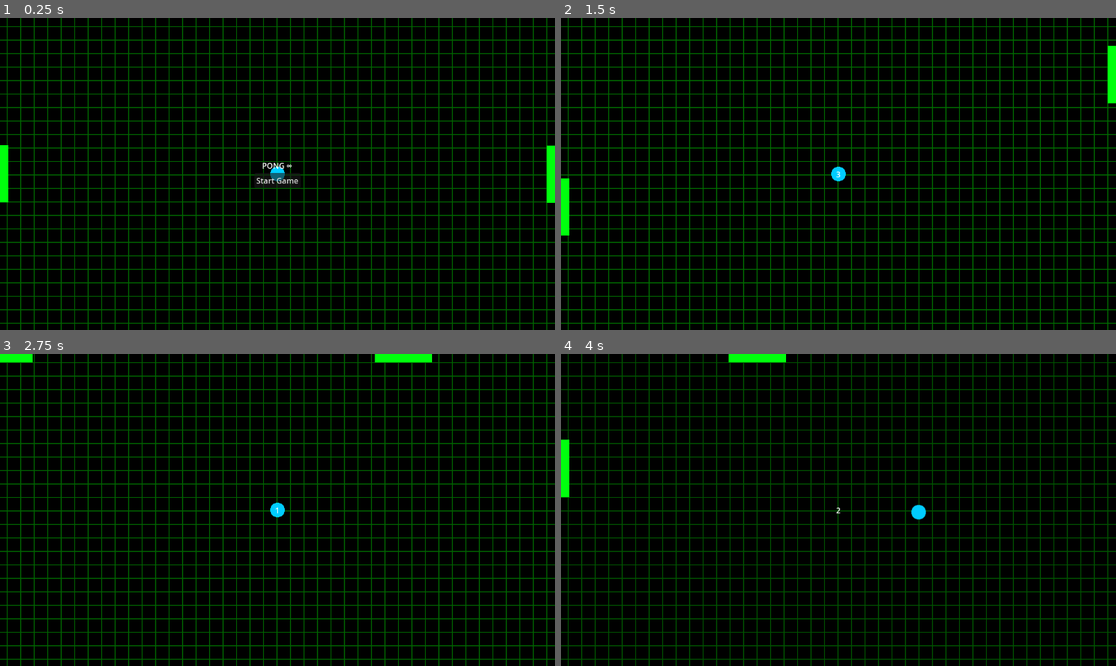
Above: before the commit, frames 1-4 (two rows, left to right).
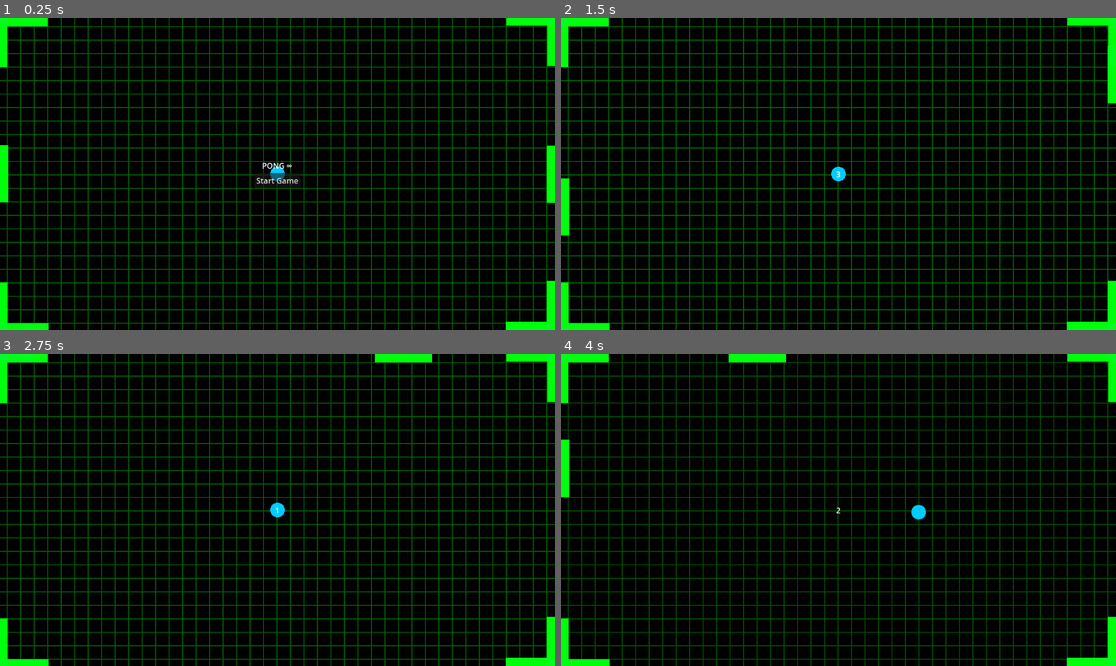
Above: after the commit, the same moments.

Repository: JTheoMitr/pong-infinity
Game: Godot game, scene res://main.tscn
Two runs of this game, one before a commit and one after it. Both use one fixed random seed, a clock stepped at 60 frames per second and the inputs below.
Inputs (mouse positions are in pixels of both pictures, inside the frame that each line leads up to):
- Up to frame 1 (0.25 s): no input
- Up to frame 2 (1.5 s): click "Start Game" at 0.5 s; tap Enter (ui_accept) at 1.25 s; move the mouse to (960, 158) at 1.27 s; hold Up (ui_up) from 1.28 s (still down); tap S (s) at 1.35 s; click (960, 158) at 1.42 s
- Up to frame 3 (2.75 s): tap Enter (ui_accept) at 1.52 s; tap W (w) at 1.55 s; release Up (ui_up) at 2 s; drag from (166, 525) to (416, 354) at 2.02 s
- Up to frame 4 (4 s): tap Enter (ui_accept) at 2.75 s; move the mouse to (894, 441) at 2.77 s; hold Up (ui_up) 2.78-3.5 s; tap S (s) at 2.85 s; tap W (w) at 3.05 s; drag from (810, 572) to (672, 463) at 3.52 s

The runs differ from the first frame. In frame 1, 1.6% of the frame differs, in the area x 0-100%, y 0-100%; in frame 2, 1.5%; in frame 3, 1.5%; in frame 4, 1.6%.

Commit message:
ball base speed resetting properly on game over
also, logging base speed on pause

Diff:
--- /dev/null
+++ b/corner_paddle.gd
@@ -0,0 +1,10 @@
+# res://Scripts/paddle.gd
+extends StaticBody2D
+
+
+signal ball_hit_paddle(paddle: Node)
+
+func _on_area_2d_body_entered(body: Node2D) -> void:
+	if body.is_in_group("ball"):
+		print("Cornerhit")
+		emit_signal("ball_hit_paddle", self)
--- /dev/null
+++ b/corner_paddle.tscn
@@ -0,0 +1,58 @@
+[gd_scene load_steps=7 format=3 uid="uid://beheaght5w878"]
+
+[ext_resource type="Script" uid="uid://ddnixvoqhyqv" path="res://corner_paddle.gd" id="1_1rt8u"]
+[ext_resource type="Material" uid="uid://c6ic038xtix64" path="res://Assets/Shaders/glow_material.tres" id="2_j44rw"]
+[ext_resource type="Texture2D" uid="uid://devvw2y3iu7sp" path="res://Assets/Sprites/paddle_sprite.png" id="3_mia51"]
+
+[sub_resource type="PhysicsMaterial" id="PhysicsMaterial_r112f"]
+friction = 0.0
+bounce = 1.0
+
+[sub_resource type="RectangleShape2D" id="RectangleShape2D_0sbc1"]
+size = Vector2(34.5, 119)
+
+[sub_resource type="RectangleShape2D" id="RectangleShape2D_r112f"]
+size = Vector2(42, 127)
+
+[node name="CornerPaddle" type="StaticBody2D" groups=["paddle"]]
+physics_material_override = SubResource("PhysicsMaterial_r112f")
+script = ExtResource("1_1rt8u")
+
+[node name="Sprite2D" type="Sprite2D" parent="."]
+material = ExtResource("2_j44rw")
+position = Vector2(0, -0.4999981)
+scale = Vector2(2.15625, 3.7187502)
+texture = ExtResource("3_mia51")
+
+[node name="Sprite2D2" type="Sprite2D" parent="."]
+material = ExtResource("2_j44rw")
+position = Vector2(41.999996, -43.000004)
+rotation = 1.5707964
+scale = Vector2(2.15625, 3.7187502)
+texture = ExtResource("3_mia51")
+
+[node name="CollisionShape2D" type="CollisionShape2D" parent="."]
+position = Vector2(0, -0.5)
+shape = SubResource("RectangleShape2D_0sbc1")
+
+[node name="CollisionShape2D2" type="CollisionShape2D" parent="."]
+position = Vector2(42, -43)
+rotation = 1.5707964
+shape = SubResource("RectangleShape2D_0sbc1")
+
+[node name="Area2D" type="Area2D" parent="." groups=["paddle"]]
+
+[node name="CollisionShape2D" type="CollisionShape2D" parent="Area2D"]
+position = Vector2(0, -0.5)
+shape = SubResource("RectangleShape2D_r112f")
+
+[node name="Area2D2" type="Area2D" parent="." groups=["paddle"]]
+
+[node name="CollisionShape2D" type="CollisionShape2D" parent="Area2D2"]
+position = Vector2(63, -43)
+rotation = 1.5707964
+scale = Vector2(1, 0.65)
+shape = SubResource("RectangleShape2D_r112f")
+
+[connection signal="body_entered" from="Area2D" to="." method="_on_area_2d_body_entered"]
+[connection signal="body_entered" from="Area2D2" to="." method="_on_area_2d_body_entered"]
--- a/main.gd
+++ b/main.gd
@@ -76,6 +76,7 @@
 func toggle_pause() -> void:
 	get_tree().paused = !get_tree().paused
 	hud.show_pause_overlay(get_tree().paused)
+	print(ball.base_speed)
 
 
 func _on_start_button_pressed() -> void:
@@ -102,7 +103,7 @@
 	start_game()
 
 func start_game() -> void:
-
+	ball.base_speed = 400.0
 	game_started = true
 	ball.launch()
 
--- a/main.tscn
+++ b/main.tscn
@@ -7,6 +7,7 @@
 [ext_resource type="Texture2D" uid="uid://sf6jsjfxjd1k" path="res://Assets/Bgnd/green_grid_background_glow.png" id="3_272bh"]
 [ext_resource type="PackedScene" uid="uid://bgwonp5ln5nay" path="res://ball.tscn" id="4_272bh"]
 [ext_resource type="PackedScene" uid="uid://bcfu1lpreepam" path="res://UI/hud.tscn" id="5_5vw27"]
+[ext_resource type="PackedScene" uid="uid://beheaght5w878" path="res://corner_paddle.tscn" id="8_5vw27"]
 
 [node name="Main" type="Node2D"]
 script = ExtResource("1_ig7tw")
@@ -42,4 +43,21 @@
 wait_time = 2.0
 autostart = true
 
+[node name="Corners" type="Node2D" parent="."]
+
+[node name="CornerTL" parent="Corners" instance=ExtResource("8_5vw27")]
+position = Vector2(-2, 43)
+
+[node name="CornerTR" parent="Corners" instance=ExtResource("8_5vw27")]
+position = Vector2(1110, -1)
+rotation = 1.5707964
+
+[node name="CornerBR" parent="Corners" instance=ExtResource("8_5vw27")]
+position = Vector2(1152, 605)
+rotation = 3.1415927
+
+[node name="CornerBL" parent="Corners" instance=ExtResource("8_5vw27")]
+position = Vector2(42, 651)
+rotation = -1.5707964
+
 [connection signal="timeout" from="Timer" to="." method="_on_timer_timeout"]
Not shown, added: corner_paddle.gd.uid
Not shown: 1 places in main.tscn that only renumber resources
